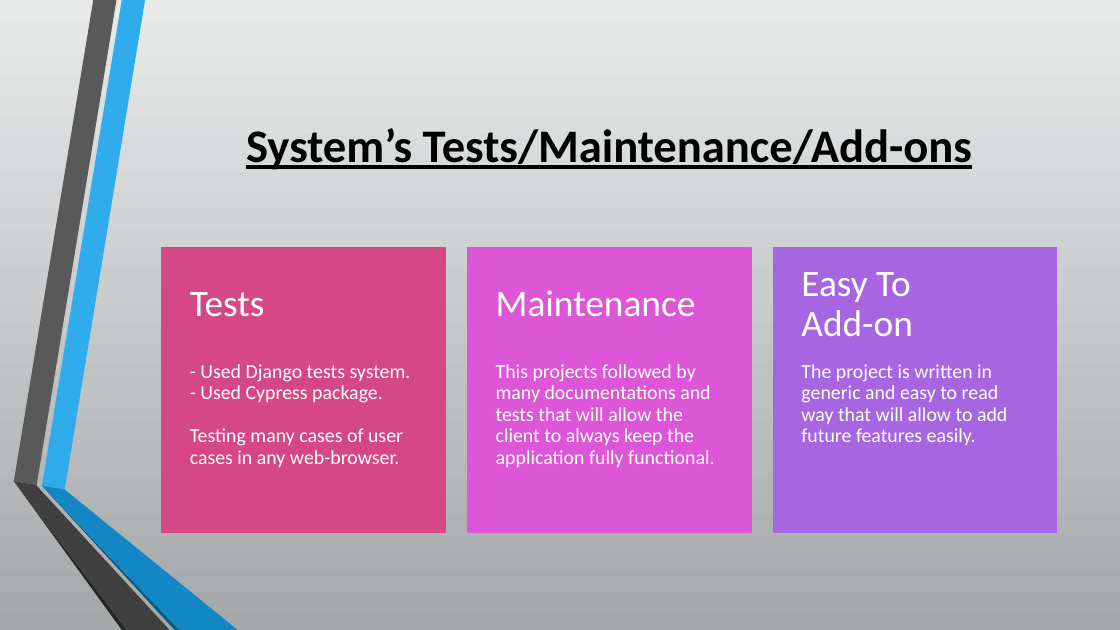
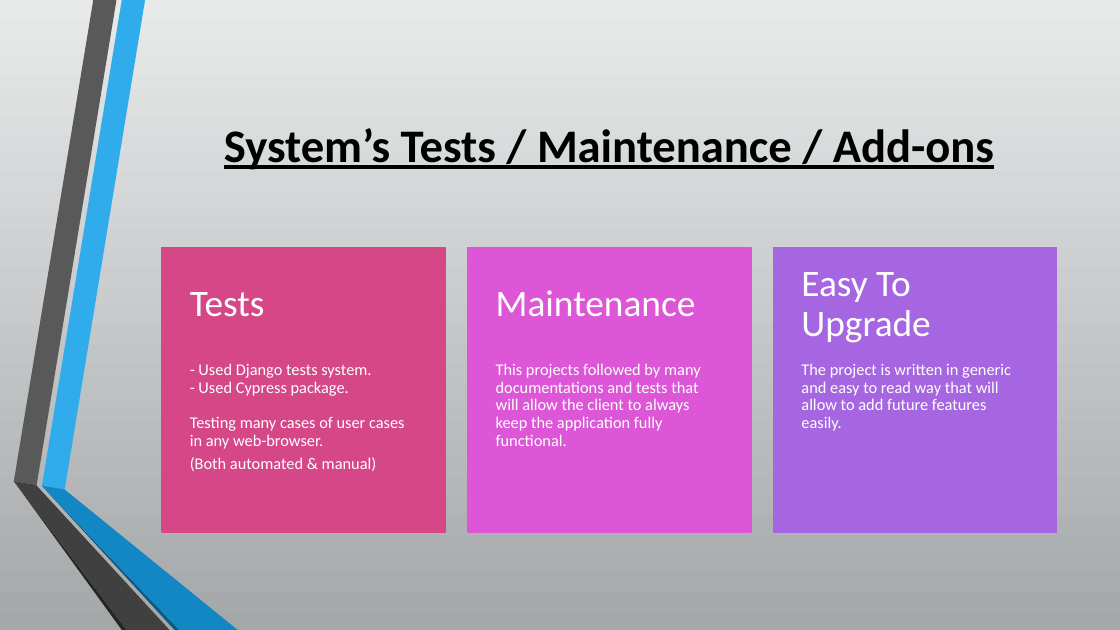
Before and after one commit to csbarak/MolOpt_Students_2023, a slide deck: slide 15 of Documents/Molopt - Full Project Presentation.pptx (slide 11 before the commit). Drawn at 1120x630 pixels with LibreOffice and Linux fonts; fonts in the diff are those of the drawing. Boxes give left, top, right and bottom in pixels: in the first picture for what was removed or moved away, otherwise in the second. Text is boxed around its words. In the diff, an @@ line names an element or a change of style, - is before the commit and + after.

```diff
--- a/Documents/Molopt - Full Project Presentation.pptx
+++ b/Documents/Molopt - Full Project Presentation.pptx
@@ title at [224, 128, 994, 170]: spaces changed @@
-System’s Tests/Maintenance/Add-ons
+System’s Tests / Maintenance / Add-ons
@@ text at [801, 272, 930, 343]: text changed @@
-Easy To
-Add-on
+Easy To
+Upgrade
@@ text at [190, 363, 405, 449]: size 17 to 14 pt in "- Used Django tests system. - Used ..."; less space between paragraphs @@
@@ text "This projects followed by many ..." at [496, 363, 701, 446]: size 17 to 14 pt; less space between paragraphs @@
@@ text "The project is written in ..." at [801, 363, 1011, 431]: size 17 to 14 pt; less space between paragraphs @@
@@ text at [190, 457, 377, 471]: paragraph added @@
+(Both automated & manual)
```
Also in this commit, not shown: 7 other slides changed, 5 slides added.
